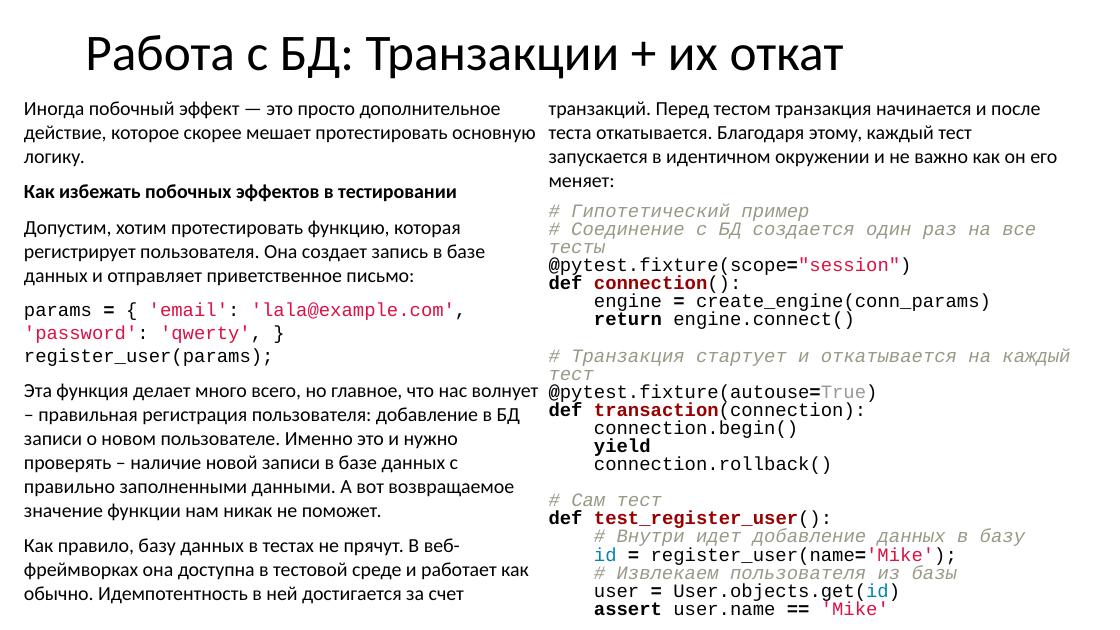
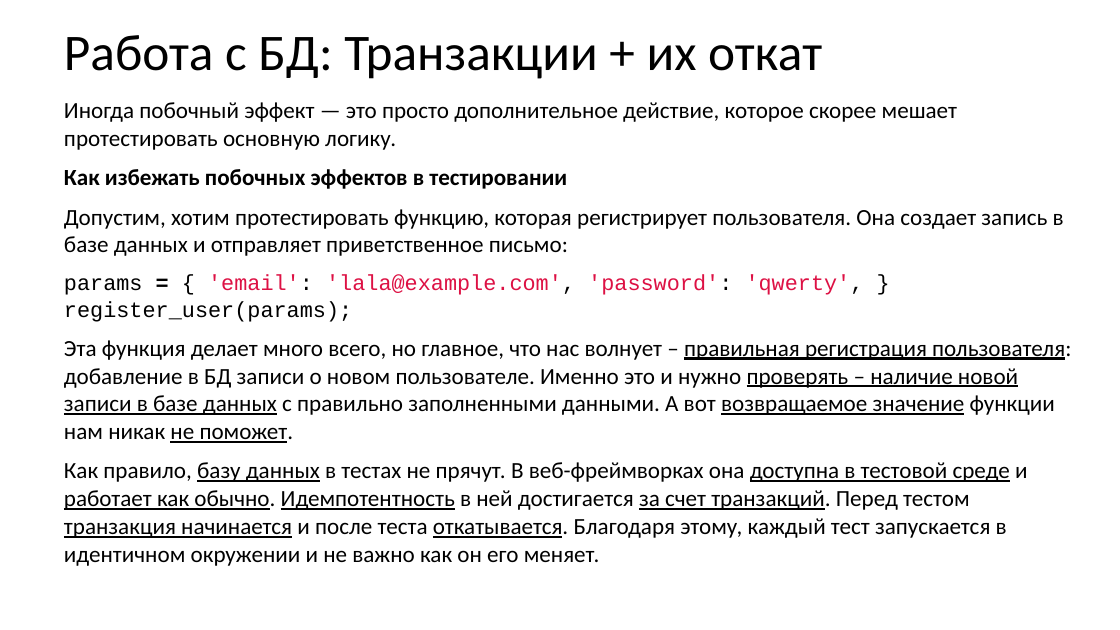
Before and after one commit to xtrueman/prog_instruments, a slide deck: slide 71 of presentations/UnitTests.pptx. Drawn at 1120x630 pixels with LibreOffice and Linux fonts; fonts in the diff are those of the drawing. Boxes give left, top, right and bottom in pixels: in the first picture for what was removed or moved away, otherwise in the second. Text is boxed around its words. In the diff, an @@ line names an element or a change of style, - is before the commit and + after.

```diff
--- a/presentations/UnitTests.pptx
+++ b/presentations/UnitTests.pptx
@@ title "Работа с БД: Транзакции + ...": place and size @@
-title "Работа с БД: Транзакции + ..." at (85,35,844,79)
+title "Работа с БД: Транзакции + ..." at (64,35,822,79)
@@ text "Иногда побочный эффект — это ...": place and size @@
-text "Иногда побочный эффект — это ..." at (24,101,1025,616)
+text "Иногда побочный эффект — это ..." at (64,102,1071,566)
@@ text "Иногда побочный эффект — это ..." at (64,102,1071,566): columns 2 to 1 @@
@@ text at (64,102,1071,443): size 17.1 to 19.8 pt in "Иногда побочный эффект — это просто дополнительное ...", "Как избежать побочных эффектов в тестировании", "Допустим, хотим протестировать функцию, которая регистрирует ...", "Эта функция делает много всего, но главное, ..."; size 16.1 to 18.7 pt in "params = { 'email': 'lala@example.com', 'password': 'qwerty' ..."; underline on in "правильная регистрация пользователя: проверять – наличие нов ..." @@
@@ text at (64,462,1027,566): text changed; size 16.1 to 19.8 pt; font Courier New to Calibri @@
-Как правило, базу данных в тестах не прячут. В веб-фреймворках она доступна в тестовой среде и работает как обычно. Идемпотентность в ней достигается за счет транзакций. Перед тестом транзакция начинается и после теста откатывается. Благодаря этому, каждый тест запускается в идентичном окружении и не важно как он его меняет:
-# Гипотетический пример
-# Соединение с БД создается один раз на все тесты
-@pytest.fixture(scope="session")
-def connection():
-engine = create_engine(conn_params)
-return engine.connect()
-# Транзакция стартует и откатывается на каждый тест
-@pytest.fixture(autouse=True)
-def transaction(connection):
-connection.begin()
-yield
-connection.rollback()
-# Сам тест
-def test_register_user():
-# Внутри идет добавление данных в базу
-id = register_user(name='Mike');
-# Извлекаем пользователя из базы
-user = User.objects.get(id)
-assert user.name == 'Mike'
+Как правило, базу данных в тестах не прячут. В веб-фреймворках она доступна в тестовой среде и работает как обычно. Идемпотентность в ней достигается за счет транзакций. Перед тестом транзакция начинается и после теста откатывается. Благодаря этому, каждый тест запускается в идентичном окружении и не важно как он его меняет.
```
Also in this commit, not shown: 33 other slides changed, 2 slides added.
